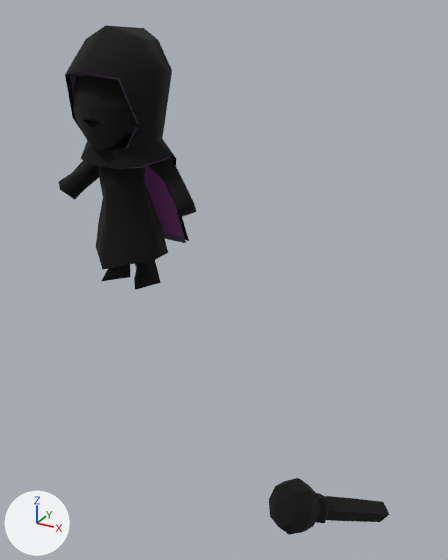
Two versions of the glTF model public/glb/npc-mage.glb, one commit apart.
Camera for both pictures: a 50 mm lens placed at (1.64, -2.14, 1.13), pointed at (0.6, -0.25, 0.19). Every picture has the same lights, and +X, +Y and +Z are marked at lower left. The older version comes first. Where no turn or scale is listed for an object, it has been applied to the vertices. Vertices at exactly the same position are counted once.

The older version as bpy lines, for what is in view:
```python
me_mesh_004 = bpy.data.meshes.new('Mesh.004')
me_mesh_004.from_pydata(...)  # 398 vertices, 684 faces; spans x -0.363..0.363, y -0.131..0.3, z -0.361..0.72
# faces by material slot: [346, 338]
me_mesh_004.materials.append(mat_npcs)
me_mesh_004.materials.append(mat_outline)
me_mesh_005 = bpy.data.meshes.new('Mesh.005')
me_mesh_005.from_pydata(...)  # 124 vertices, 228 faces; spans x -0.299..0.037, y -0.398..0.029, z -0.035..0.272
# faces by material slot: [114, 114]
me_mesh_005.materials.append(mat_npcs_001)
me_mesh_005.materials.append(mat_outline_001)  # black #000000
ob_body_003 = bpy.data.objects.new('Body.003', me_mesh_004)
ob_body_003.location = (0.0, -0.119, 0.351)
ob_item_004 = bpy.data.objects.new('Item.004', me_mesh_005)
ob_item_004.location = (1.301, -0.344, -0.552)
```
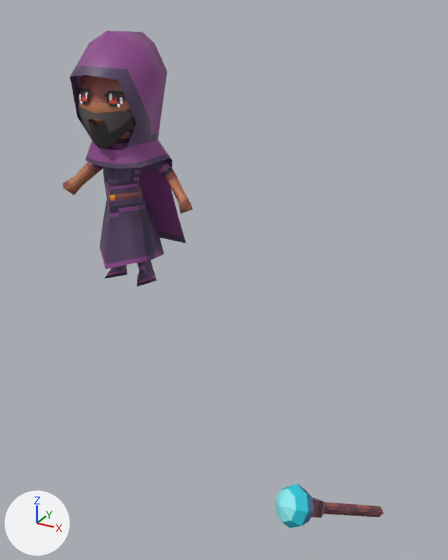
Pixel boxes (x1, y1, x2, y2) of what changed, in the pictures (448 x 560 px):
```json
{"object": "Body.003", "change": "reshaped", "before": [59, 26, 196, 290], "after": [63, 31, 192, 287]}
{"object": "Item.004", "change": "reshaped", "before": [269, 478, 390, 535], "after": [275, 484, 384, 528], "on screen": "10% narrower, 22% shorter"}
{"part": 1, "of": "me_mesh_004", "change": "deleted", "before": [59, 75, 196, 290]}
{"part": 2, "of": "me_mesh_004", "change": "deleted", "before": [65, 26, 189, 241]}
{"part": 3, "of": "me_mesh_004", "change": "deleted", "before": [73, 107, 139, 150]}
{"part": 4, "of": "me_mesh_005", "change": "deleted", "before": [269, 478, 330, 535], "on screen": "black"}
{"part": 5, "of": "me_mesh_005", "change": "deleted", "before": [325, 496, 390, 522], "on screen": "black"}
```

The change, as JSON lines over the scene's bpy script:
```json
{"block": "me_mesh_004", "where": "# used by ob_body_003; location = (0.0, -0.119, 0.351)"}
{"op": "remove", "block": "me_mesh_004", "code": "me_mesh_004.from_pydata(...)  # 398 vertices, 684 faces; spans x -0.363..0.363, y -0.131..0.3, z -0.361..0.72"}
{"op": "add", "block": "me_mesh_004", "code": "me_mesh_004.from_pydata(...)  # 206 vertices, 346 faces; spans x -0.344..0.344, y -0.117..0.281, z -0.351..0.702"}
{"block": "me_mesh_004", "change": "me_mesh_004 part 1: the loose piece of 123 vertices spanning x -0.363..0.363, y -0.119..0.252, z -0.361..0.669 is deleted"}
{"block": "me_mesh_004", "change": "me_mesh_004 part 2: the loose piece of 53 vertices spanning x -0.222..0.222, y -0.131..0.3, z -0.216..0.72 is deleted"}
{"block": "me_mesh_004", "change": "me_mesh_004 part 3: the loose piece of 16 vertices spanning x -0.18..0.18, y -0.115..0.092, z 0.258..0.442 is deleted"}
{"op": "remove", "block": "me_mesh_004", "code": "me_mesh_004.materials.append(mat_outline)"}
{"block": "me_mesh_005", "where": "# used by ob_item_004; location = (1.301, -0.344, -0.552)"}
{"op": "remove", "block": "me_mesh_005", "code": "me_mesh_005.from_pydata(...)  # 124 vertices, 228 faces; spans x -0.299..0.037, y -0.398..0.029, z -0.035..0.272"}
{"op": "add", "block": "me_mesh_005", "code": "me_mesh_005.from_pydata(...)  # 62 vertices, 114 faces; spans x -0.28..0.017, y -0.379..0.011, z -0.016..0.253"}
{"block": "me_mesh_005", "change": "me_mesh_005 part 4: the loose piece of 50 vertices spanning x -0.299..-0.12, y -0.398..-0.186, z 0.095..0.272 is deleted"}
{"block": "me_mesh_005", "change": "me_mesh_005 part 5: the loose piece of 12 vertices spanning x -0.196..0.037, y -0.26..0.029, z -0.035..0.177 is deleted"}
{"op": "remove", "block": "me_mesh_005", "code": "me_mesh_005.materials.append(mat_outline_001)  # black #000000"}
```
